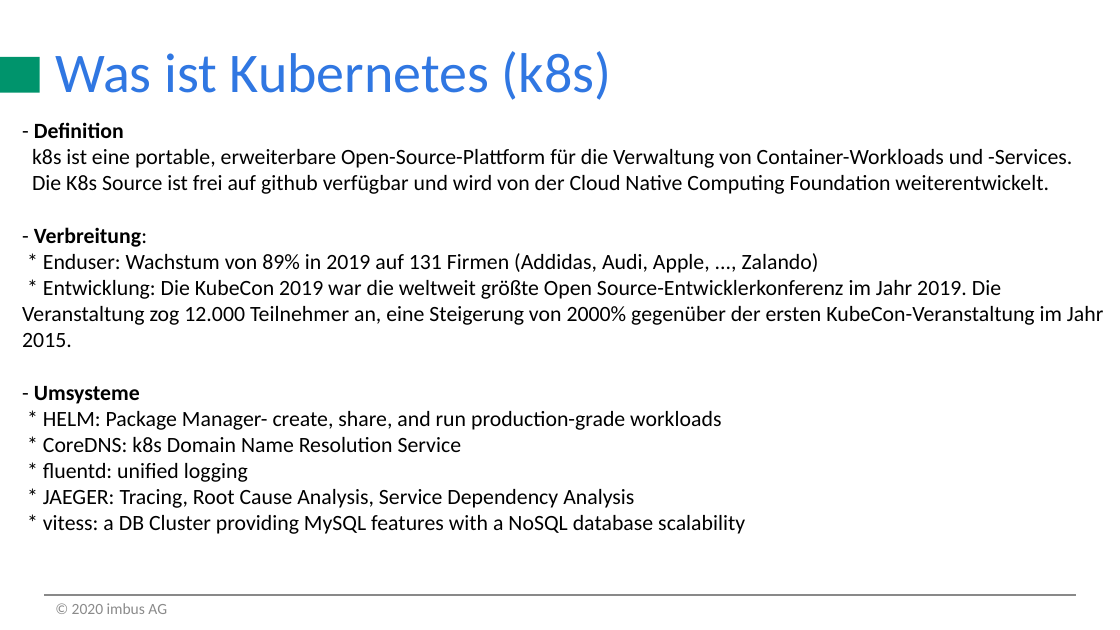
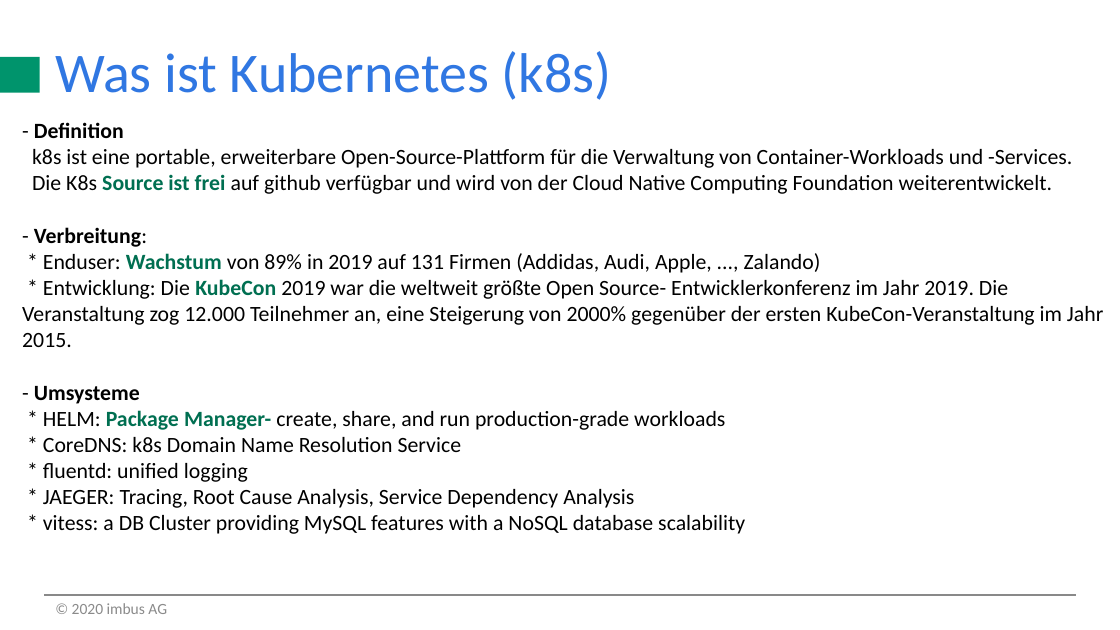
Before and after one commit to oberi01/what-is-kubernetes, a slide deck: slide 3 of k8s_intro_imbus_muc.pptx. Drawn at 1120x630 pixels with LibreOffice and Linux fonts; fonts in the diff are those of the drawing; background and template pictures are left out. Boxes give left, top, right and bottom in pixels: in the first picture for what was removed or moved away, otherwise in the second. Text is boxed around its words. In the diff, an @@ line names an element or a change of style, - is before the commit and + after.

```diff
--- a/k8s_intro_imbus_muc.pptx
+++ b/k8s_intro_imbus_muc.pptx
@@ text at box(32, 174, 1053, 430): text colour #000000 to #006F51, bold on in "Source ist frei", "Wachstum", "Package Manager-" @@
@@ text at box(22, 279, 1103, 347): spaces changed @@
-* Entwicklung: Die KubeCon 2019 war die weltweit größte Open Source-Entwicklerkonferenz im Jahr 2019. Die Veranstaltung zog 12.000 Teilnehmer an, eine Steigerung von 2000% gegenüber der ersten KubeCon-Veranstaltung im Jahr 2015.
+* Entwicklung: Die KubeCon 2019 war die weltweit größte Open Source- Entwicklerkonferenz im Jahr 2019. Die Veranstaltung zog 12.000 Teilnehmer an, eine Steigerung von 2000% gegenüber der ersten KubeCon-Veranstaltung im Jahr 2015.
```
Also in this commit, not shown: 2 other slides changed, 2 slides added.
